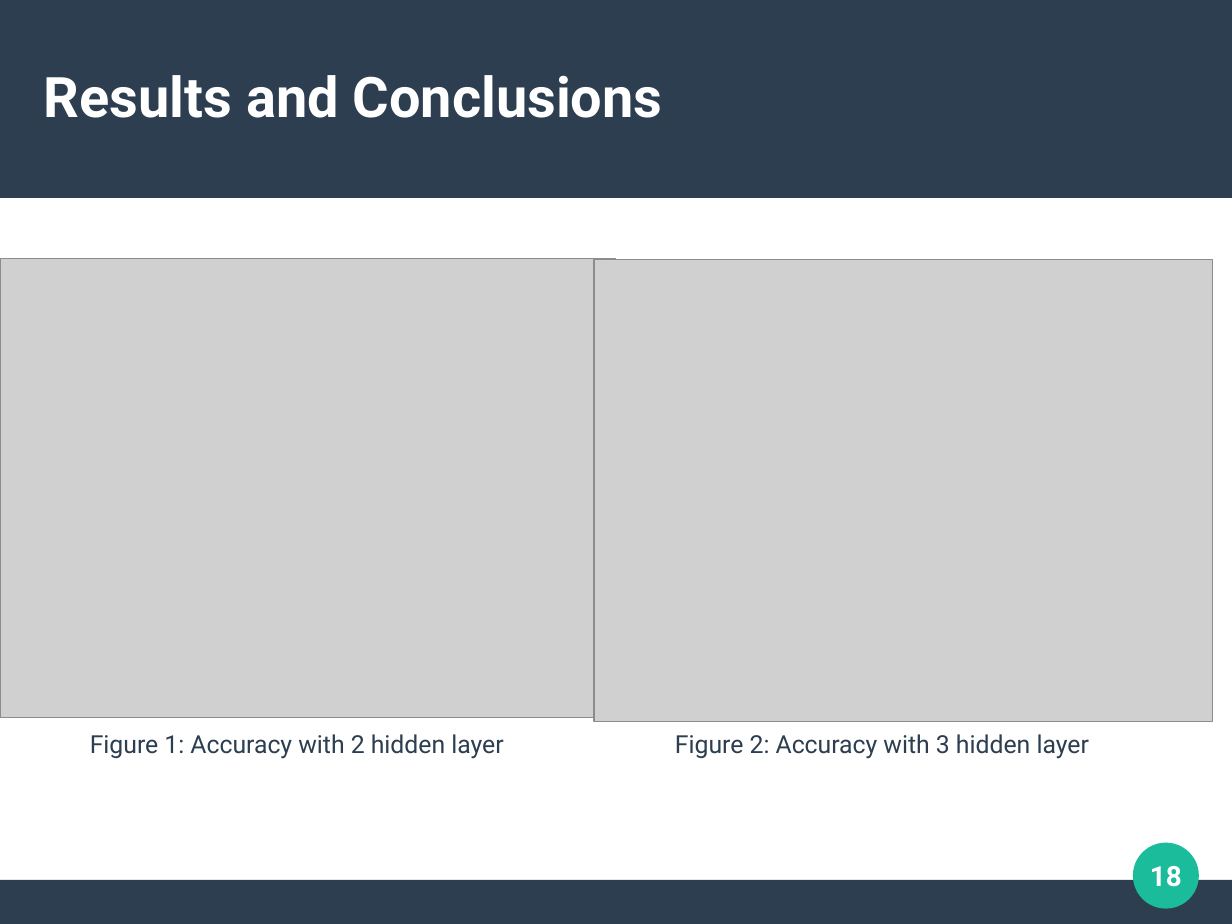
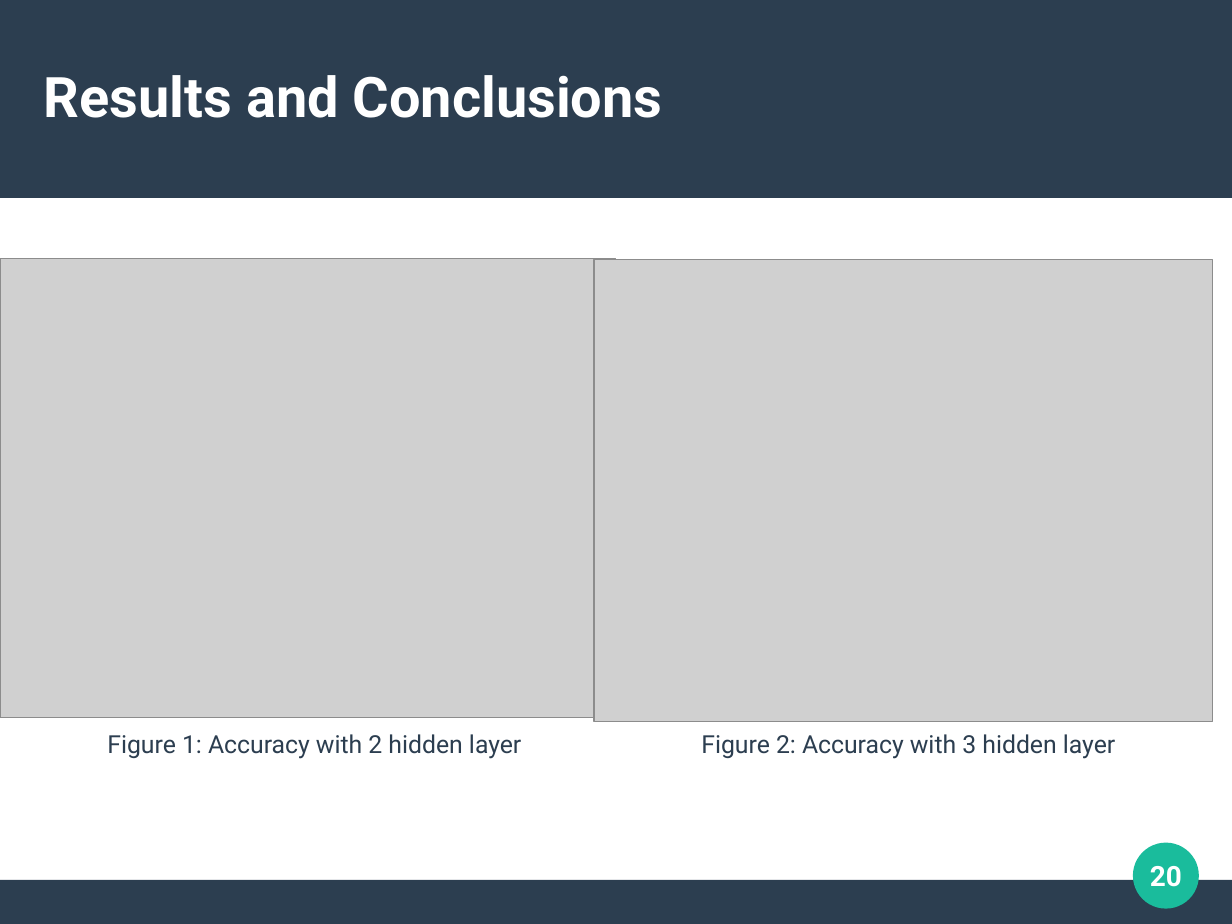
Before and after one commit to mysterious-29/Thesis, a slide deck: slide 20 of PPT/Final.odp (slide 18 before the commit). Drawn at 1232x924 pixels with LibreOffice and Linux fonts; fonts in the diff are those of the drawing; grey boxes stand for pictures. Boxes give left, top, right and bottom in pixels: in the first picture for what was removed or moved away, otherwise in the second. Text is boxed around its words. In the diff, an @@ line names an element or a change of style, - is before the commit and + after.

```diff
--- a/PPT/Final.odp
+++ b/PPT/Final.odp
@@ subtitle "Figure 1: Accuracy with 2 ...": place and size @@
-subtitle "Figure 1: Accuracy with 2 ..." at (90,734,503,759)
+subtitle "Figure 1: Accuracy with 2 ..." at (107,734,521,759)
@@ text "Figure 2: Accuracy with 3 ...": place and size @@
-text "Figure 2: Accuracy with 3 ..." at (675,734,1089,759)
+text "Figure 2: Accuracy with 3 ..." at (701,734,1115,759)
@@ page number at (1150,866,1182,887): text changed @@
-18
+20
```
Also in this commit, not shown: 6 other slides changed, 7 slides added, 2 slides removed, 3 other files.
